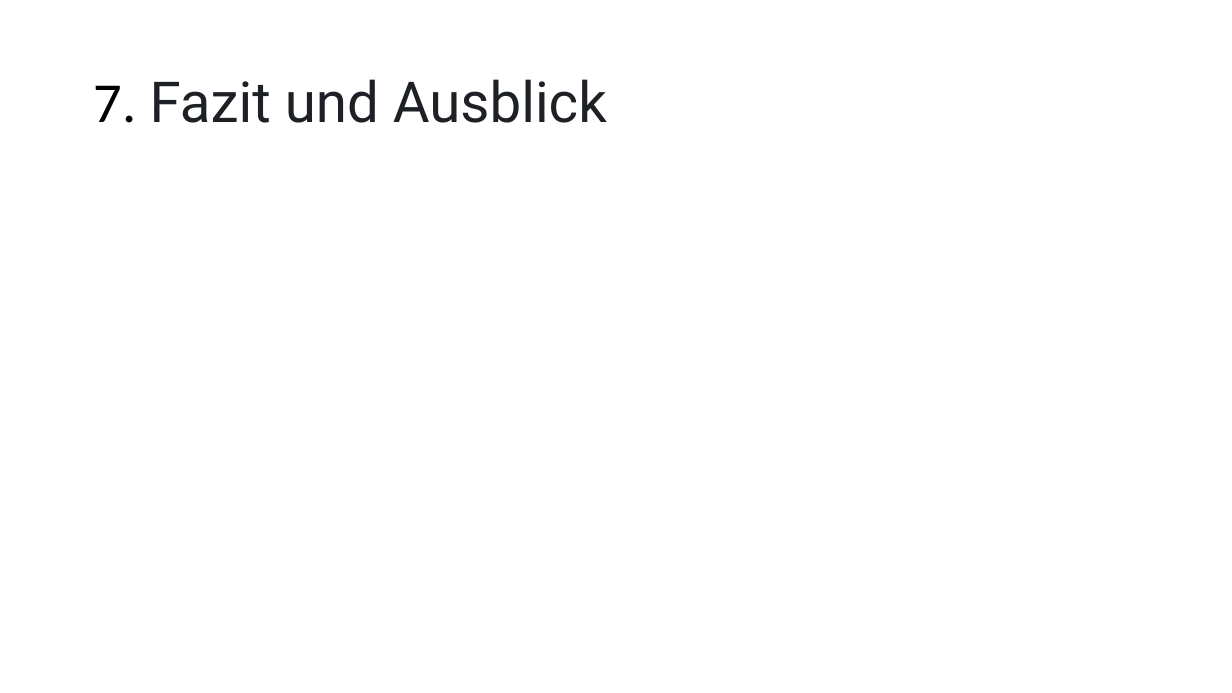
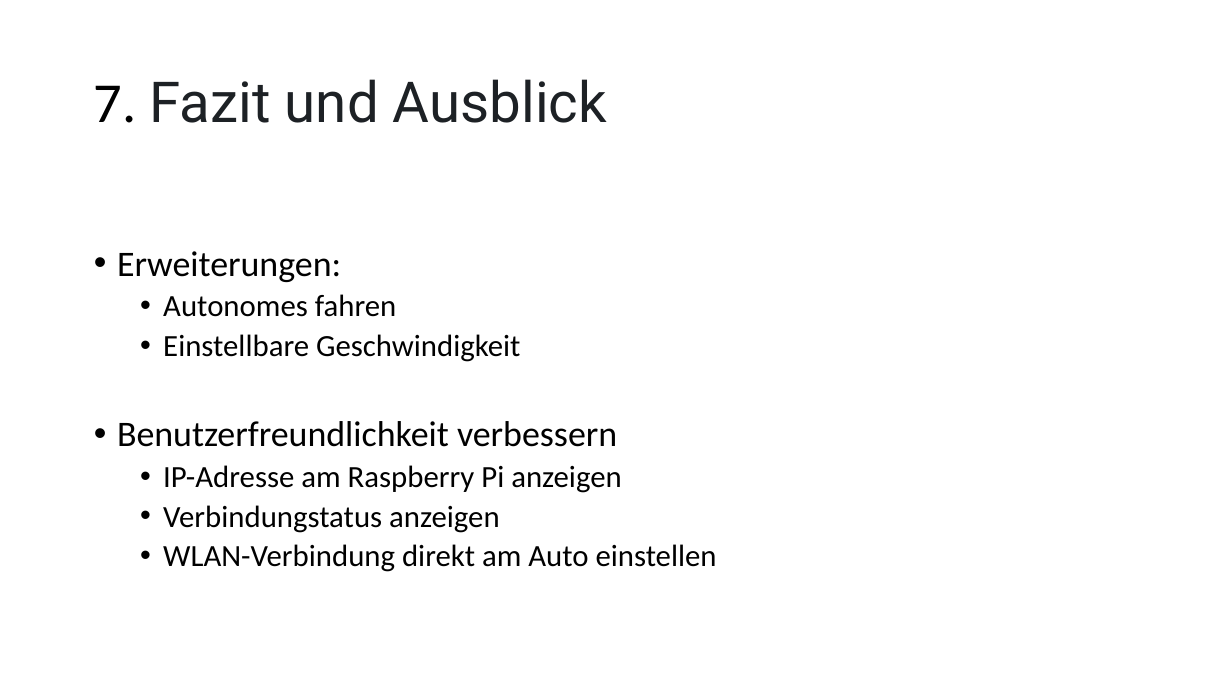
Before and after one commit to Baljet389/SE_Car, a slide deck: slide 11 of Dokumentation/RC-Auto.pptx (slide 8 before the commit). Drawn at 1232x693 pixels with LibreOffice and Linux fonts; fonts in the diff are those of the drawing. Boxes give left, top, right and bottom in pixels: in the first picture for what was removed or moved away, otherwise in the second. Text is boxed around its words. In the diff, an @@ line names an element or a change of style, - is before the commit and + after.

```diff
--- a/Dokumentation/RC-Auto.pptx
+++ b/Dokumentation/RC-Auto.pptx
@@ text added at box(117, 251, 717, 572), 24 pt, text #000000 @@
+• Erweiterungen:
+  • Autonomes fahren
+  • Einstellbare Geschwindigkeit
+• Benutzerfreundlichkeit verbessern
+  • IP-Adresse am Raspberry Pi anzeigen
+  • Verbindungstatus anzeigen
+  • WLAN-Verbindung direkt am Auto einstellen
```
Also in this commit, not shown: 4 other slides changed, 3 slides added, 1 other file.
